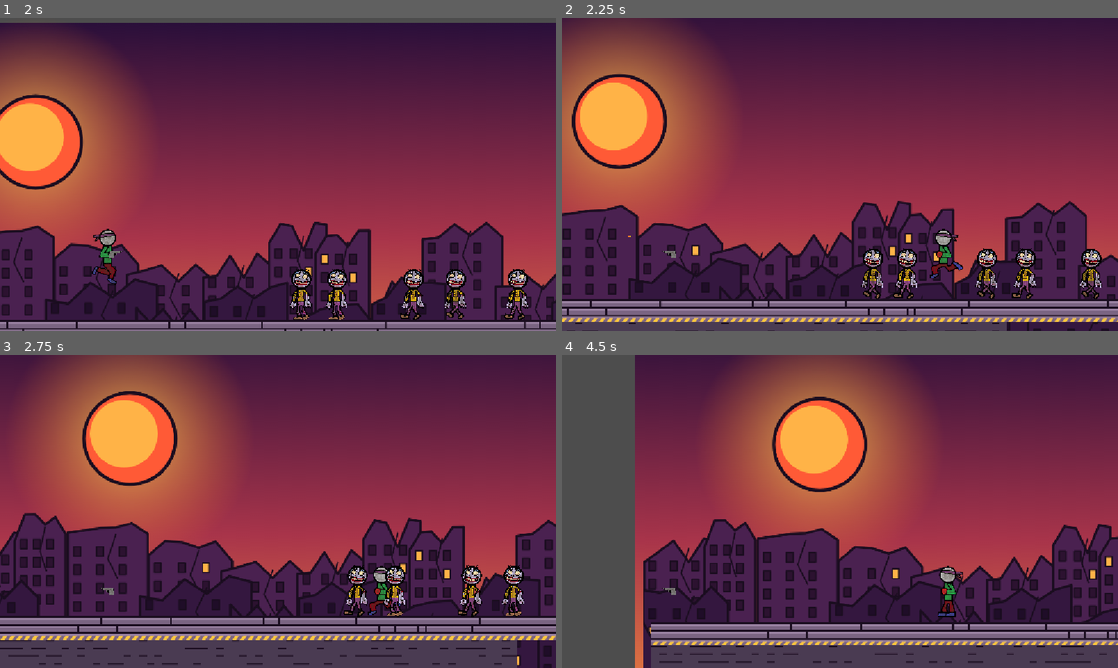
Above: before the commit, frames 1-4 (two rows, left to right).
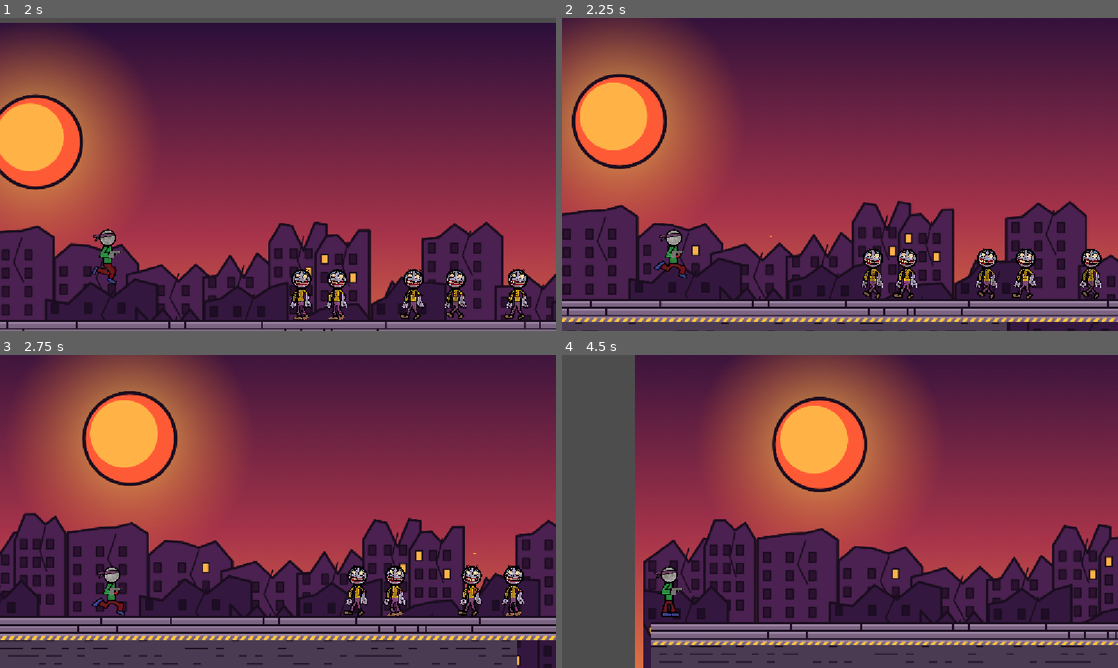
Above: after the commit, the same moments.

Repository: CodingFox007/ByteJam2026
Game: Godot game, scene res://Scenes/level_1.tscn
Two runs of this game, one before a commit and one after it. Both use one fixed random seed, a clock stepped at 60 frames per second and the inputs below.
Inputs (mouse positions are in pixels of both pictures, inside the frame that each line leads up to):
- Up to frame 1 (2 s): tap Enter (ui_accept) at 0.5, 0.77, 1.52 s; move the mouse to (400, 158) at 0.52 s; press the mouse at (400, 158) at 0.53 s; hold Right (ui_right) from 0.53 s (still down); move the mouse to (166, 190) at 1.27 s; release the mouse at (166, 190) at 1.28 s; click (166, 190) at 1.35 s
- Up to frame 2 (2.25 s): move the mouse to (895, 105) at 2.02 s; release Right (ui_right) at 2.03 s; press the mouse at (895, 105) at 2.03 s; hold Left (ui_left) from 2.03 s (still down)
- Up to frame 3 (2.75 s): keep holding Left (ui_left)
- Up to frame 4 (4.5 s): move the mouse to (812, 574) at 2.77 s; release Left (ui_left) at 2.78 s; release the mouse at (812, 574) at 2.78 s; hold Right (ui_right) 2.78-4.28 s; click (812, 574) at 2.85 s; tap Enter (ui_accept) at 3.02, 3.77 s; move the mouse to (1006, 558) at 3.52 s; press the mouse at (1006, 558) at 3.53 s; move the mouse to (673, 464) at 4.27 s; release the mouse at (673, 464) at 4.28 s; hold Left (ui_left) from 4.28 s (still down); click (673, 464) at 4.35 s

Frame 1 is identical in both runs. In frame 2, 0.8% of the frame differs, in the area x 11-73%, y 67-84%; in frame 3, 0.7%; in frame 4, 0.8%.

Commit message:
Deleted my Sprite flip code to help merge error

Diff:
--- a/byte-jam-26/Scripts/playerScript.gd
+++ b/byte-jam-26/Scripts/playerScript.gd
@@ -34,15 +34,6 @@
 
 	if direction:
 		velocity.x = direction * SPEED
-
-		# Remember which direction player faces
-		if direction > 0:
-			facing_direction = 1
-		else:
-			facing_direction = -1
-
-		# Flip player sprite
-		animation.flip_h = facing_direction == -1
 
 		# Flip weapon holder
 		weapon_holder.scale.x = facing_direction
